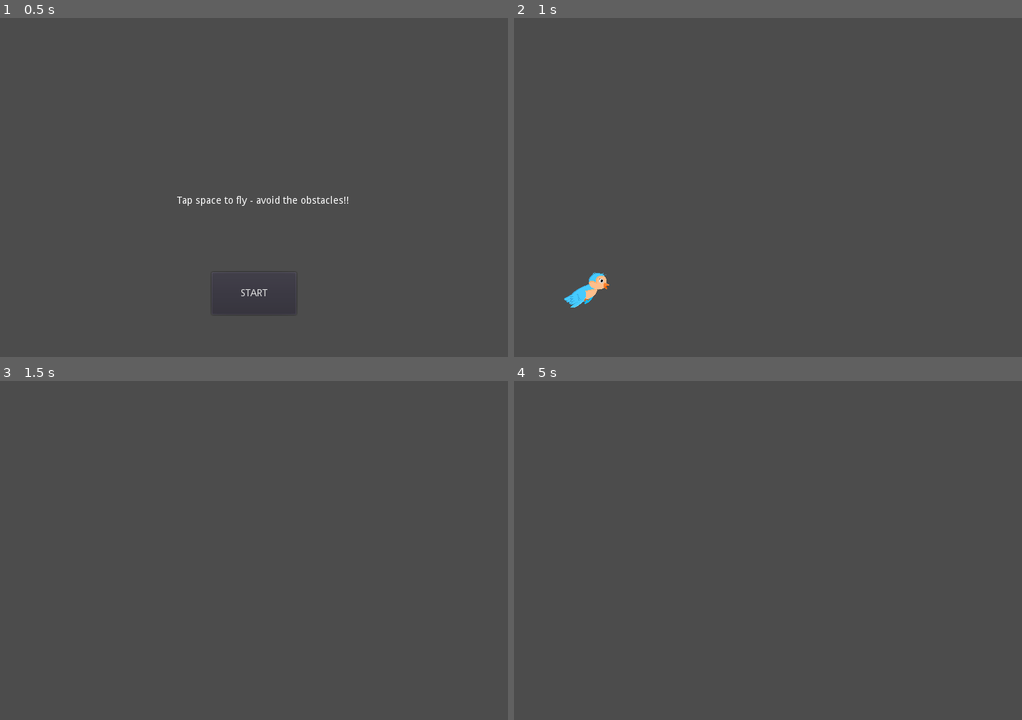
Above: before the commit, frames 1-4 (two rows, left to right).
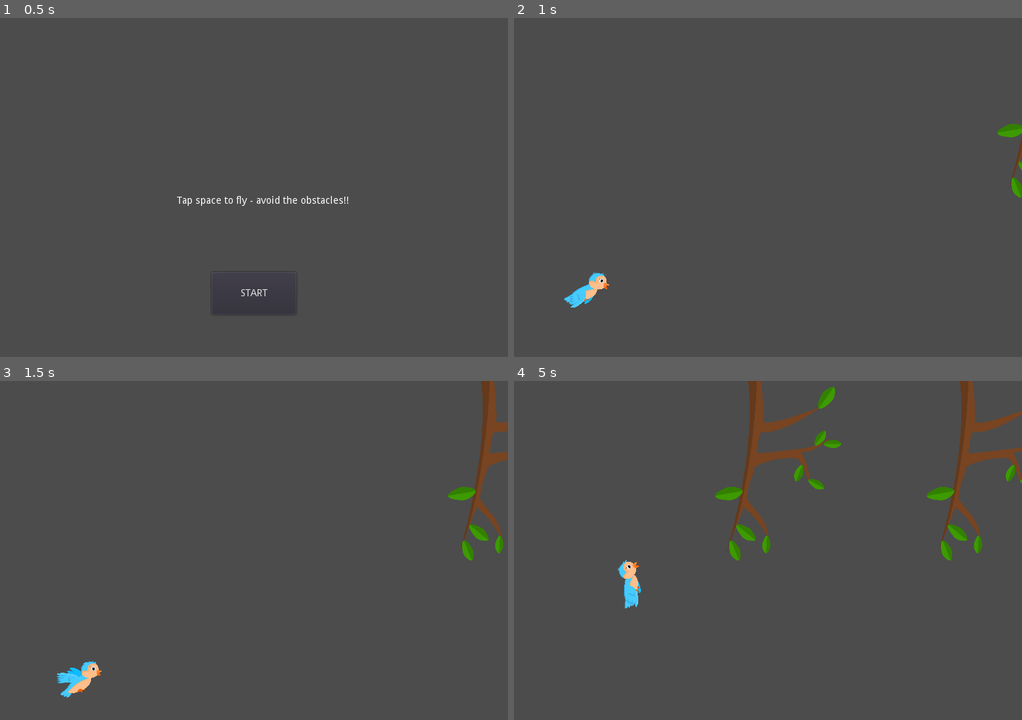
Above: after the commit, the same moments.

Repository: benfernandes/gamejam-august-2020
Game: Godot game, scene res://flappy-bird/FlappyBirdMain.tscn
Two runs of this game, one before a commit and one after it. Both use one fixed random seed, a clock stepped at 60 frames per second and the inputs below. This scene is started directly instead of the project's main scene.
Inputs (mouse positions are in pixels of both pictures, inside the frame that each line leads up to):
- Up to frame 1 (0.5 s): no input
- Up to frame 2 (1 s): click "START" at 0.5 s
- Up to frame 3 (1.5 s): move the mouse to (365, 533) at 1.27 s; hold Space (flap) from 1.28 s (still down); click (365, 533) at 1.42 s
- Up to frame 4 (5 s): move the mouse to (666, 567) at 2.02 s; release Space (flap) at 2.03 s; tap Space (flap) at 2.1, 2.27, 2.57, 3.6, 3.77, 4.07 s; click (666, 567) at 2.17 s; move the mouse to (818, 475) at 2.77 s; hold Space (flap) 2.78-3.53 s; click (818, 475) at 2.92 s; move the mouse to (742, 618) at 3.52 s; click (742, 618) at 3.67 s; move the mouse to (920, 601) at 4.27 s; hold Space (flap) from 4.28 s (still down); click (920, 601) at 4.42 s

Frame 1 is identical in both runs. In frame 2, 0.3% of the frame differs, in the area x 95-100%, y 31-53%; in frame 3, 2.0%; in frame 4, 4.7%, in the area x 20-100%, y 0-68%.

Commit message:
Create obstacles and a goal and move them forwards

Diff:
--- a/flappy-bird/FlappyBird.gd
+++ b/flappy-bird/FlappyBird.gd
@@ -1,8 +1,55 @@
 extends Node2D
+
+var obstacle_timer
+var goal_timer
+var speed = 100
+var branch1
+var goal
 
 func _ready():
 	hide()
-
+	branch1 = preload("./Obstacles/Branch1.tscn")
+	goal = preload("./Goal.tscn")
 
 func start():
 	show()
+	create_obstacle()
+
+	obstacle_timer = Timer.new()
+	add_child(obstacle_timer)
+	obstacle_timer.connect("timeout", self, "create_obstacle")
+	obstacle_timer.set_wait_time(3.0)
+	obstacle_timer.set_one_shot(false) # Make sure it loops
+	obstacle_timer.start()
+
+	goal_timer = Timer.new()
+	add_child(goal_timer)
+	goal_timer.connect("timeout", self, "prepare_goal")
+	goal_timer.set_wait_time(20.0)
+	goal_timer.set_one_shot(false) # Make sure it loops
+	goal_timer.start()
+
+func set_difficulty(difficulty):
+	obstacle_timer.set_wait_time(3 - (0.2 * difficulty))
+	speed = 100 + (20 * difficulty)
+
+func create_obstacle():
+	var obstacle = branch1.instance()
+	add_child(obstacle)
+	obstacle.set_speed(speed)
+
+func prepare_goal():
+	obstacle_timer.stop()
+	goal_timer.stop()
+	goal_timer.connect("timeout", self, "create_goal")
+	goal_timer.set_wait_time(3.0)
+	goal_timer.start()
+
+func create_goal():
+	goal_timer.stop()
+	var goal_instance = goal.instance()
+	add_child(goal_instance)
+	goal_instance.set_speed(speed)
+
+func game_over():
+	get_parent().game_over()
--- a/flappy-bird/FlappyBird.tscn
+++ b/flappy-bird/FlappyBird.tscn
@@ -1,9 +1,24 @@
-[gd_scene load_steps=3 format=2]
+[gd_scene load_steps=4 format=2]
 
 [ext_resource path="res://flappy-bird/Player.tscn" type="PackedScene" id=1]
 [ext_resource path="res://flappy-bird/FlappyBird.gd" type="Script" id=2]
+
+[sub_resource type="RectangleShape2D" id=1]
+extents = Vector2( 692.84, 7.38317 )
 
 [node name="FlappyBird" type="Node2D"]
 script = ExtResource( 2 )
 
 [node name="Player" parent="." instance=ExtResource( 1 )]
+
+[node name="Top" type="StaticBody2D" parent="."]
+
+[node name="CollisionShape2D" type="CollisionShape2D" parent="Top"]
+position = Vector2( 285.732, -7.54015 )
+shape = SubResource( 1 )
+
+[node name="Bottom" type="StaticBody2D" parent="."]
+
+[node name="CollisionShape2D" type="CollisionShape2D" parent="Bottom"]
+position = Vector2( 300.019, 488.126 )
+shape = SubResource( 1 )
--- /dev/null
+++ b/flappy-bird/Goal.gd
@@ -0,0 +1,21 @@
+extends KinematicBody2D
+
+
+# Declare member variables here. Examples:
+# var a = 2
+# var b = "text"
+
+var speed
+
+
+# Called when the node enters the scene tree for the first time.
+func _ready():
+	pass # Replace with function body.
+
+func set_speed(newSpeed):
+	speed = newSpeed
+
+func _physics_process(delta):
+	var collision = move_and_collide(Vector2(-speed, 0) * delta)
+	if collision:
+		print("Goal!")
--- /dev/null
+++ b/flappy-bird/Goal.tscn
@@ -0,0 +1,19 @@
+[gd_scene load_steps=4 format=2]
+
+[ext_resource path="res://flappy-bird/Goal.gd" type="Script" id=1]
+[ext_resource path="res://assets/flappy-bird/flag.png" type="Texture" id=2]
+
+[sub_resource type="RectangleShape2D" id=1]
+extents = Vector2( 18.1852, 234.166 )
+
+[node name="Goal" type="KinematicBody2D"]
+script = ExtResource( 1 )
+
+[node name="Sprite" type="Sprite" parent="."]
+position = Vector2( 873.269, 285.904 )
+scale = Vector2( 0.5, 0.5 )
+texture = ExtResource( 2 )
+
+[node name="CollisionShape2D" type="CollisionShape2D" parent="."]
+position = Vector2( 819.872, 238.814 )
+shape = SubResource( 1 )
--- /dev/null
+++ b/flappy-bird/Obstacles/Branch1.tscn
@@ -0,0 +1,20 @@
+[gd_scene load_steps=4 format=2]
+
+[ext_resource path="res://assets/flappy-bird/branch-1.svg" type="Texture" id=1]
+[ext_resource path="res://flappy-bird/Obstacles/Obstacle.gd" type="Script" id=2]
+
+[sub_resource type="RectangleShape2D" id=1]
+extents = Vector2( 20.7079, 119.557 )
+
+[node name="Branch1" type="KinematicBody2D"]
+script = ExtResource( 2 )
+
+[node name="Sprite" type="Sprite" parent="."]
+position = Vector2( 817.77, 124.452 )
+scale = Vector2( 0.3, 0.3 )
+texture = ExtResource( 1 )
+
+[node name="CollisionShape2D" type="CollisionShape2D" parent="."]
+position = Vector2( 776.987, 126.555 )
+rotation = 0.115192
+shape = SubResource( 1 )
--- /dev/null
+++ b/flappy-bird/Obstacles/Obstacle.gd
@@ -0,0 +1,29 @@
+extends KinematicBody2D
+
+
+# Declare member variables here. Examples:
+# var a = 2
+# var b = "text"
+
+var speed
+
+# Called when the node enters the scene tree for the first time.
+func _ready():
+	var timer = Timer.new()
+	add_child(timer)
+
+	timer.connect("timeout", self, "_on_Timer_timeout")
+	timer.set_wait_time(10.0)
+	timer.start()
+
+func _on_Timer_timeout():
+	get_parent().remove_child(self)
+
+func set_speed(newSpeed):
+	speed = newSpeed
+
+func _physics_process(delta):
+	var collision = move_and_collide(Vector2(-speed, 0) * delta)
+	if collision:
+		print("Collision!")
+		get_parent().game_over()
Binary file added: assets/flappy-bird/flag.png
Not shown, added: assets/flappy-bird/flag.png.import
